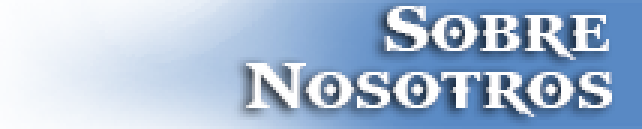
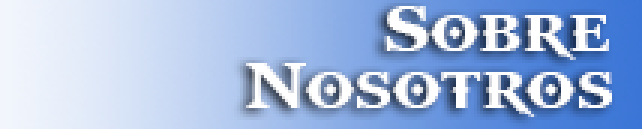
Layer changes from the first w=642, h=129 image to the second:
removed layer "Layer 0" over [0,0,642,129]
added layer "Hovor" over [0,0,642,129]
